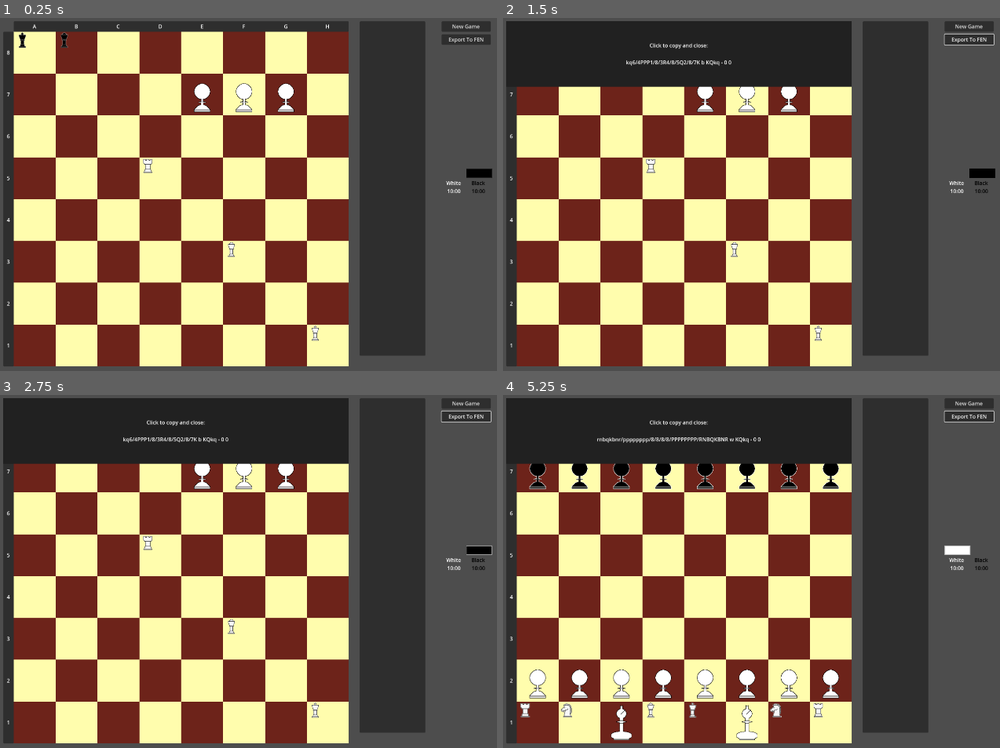
Above: before the commit, frames 1-4 (two rows, left to right).
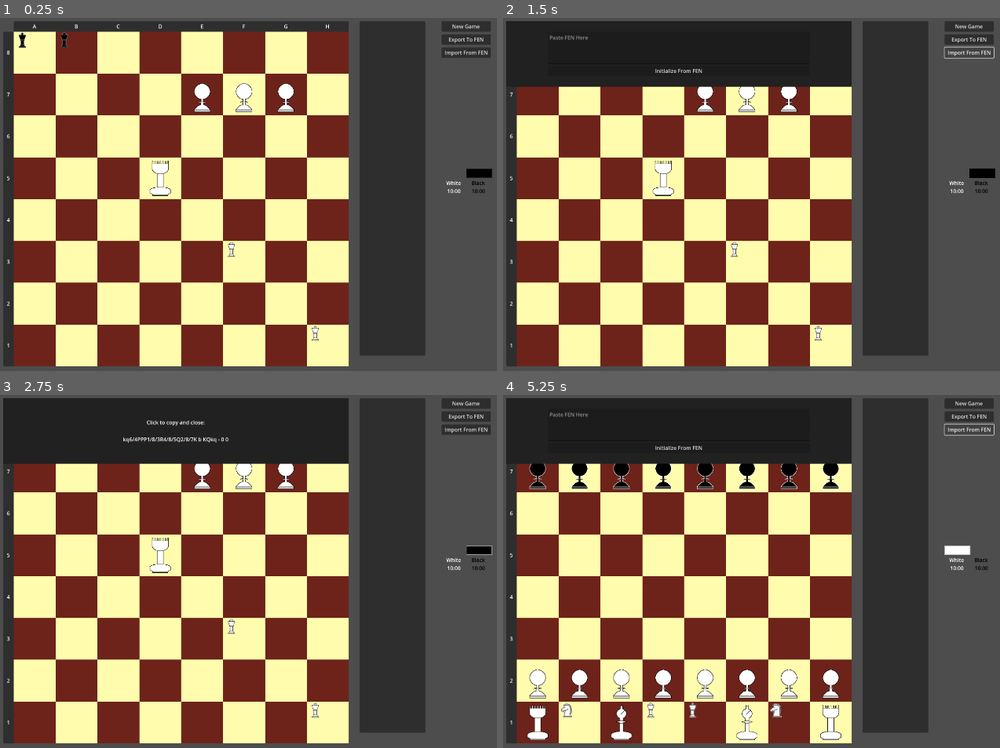
Above: after the commit, the same moments.

Repository: jsmrcina/gchess
Game: Godot game, scene res://scenes/main.tscn
The game is run twice, just before and just after one commit, with the same random seed, the same clock (stepped at 60 frames per second) and the same inputs.
Inputs (mouse positions are in pixels of both pictures, inside the frame that each line leads up to):
- Up to frame 1 (0.25 s): no input
- Up to frame 2 (1.5 s): click "Export To FEN" at 0.5 s; click (970, 53) at 1.25 s, where only the run after the commit has a clickable "Import From FEN"
- Up to frame 3 (2.75 s): click (173, 447) at 2 s, where only the run after the commit has a clickable "Initialize From FEN"
- Up to frame 4 (5.25 s): click "New Game" at 2.75 s; click "New Game" at 3.5 s; click "Export To FEN" at 4.25 s; click (970, 430) at 5 s, where only the run after the commit has a clickable "Import From FEN"

The runs differ from the first frame. In frame 1, 0.6% of the frame differs, in the area x 28-99%, y 8-51%; in frame 2, 0.9%; in frame 3, 0.6%; in frame 4, 1.3%, in the area x 3-99%, y 4-98%.

Commit message:
Add FEN import, rook images

Diff:
--- a/scenes/main.tscn
+++ b/scenes/main.tscn
@@ -195,7 +195,7 @@
 horizontal_alignment = 1
 vertical_alignment = 1
 
-[node name="CenterContainer" type="CenterContainer" parent="Board/Control"]
+[node name="FENCopyContainer" type="CenterContainer" parent="Board/Control"]
 visible = false
 z_index = 2
 layout_mode = 0
@@ -203,43 +203,74 @@
 offset_bottom = 200.0
 mouse_filter = 0
 
-[node name="ColorRect" type="ColorRect" parent="Board/Control/CenterContainer"]
+[node name="ColorRect" type="ColorRect" parent="Board/Control/FENCopyContainer"]
 custom_minimum_size = Vector2(1056, 200)
 layout_mode = 2
 color = Color(0.13, 0.13, 0.13, 1)
 
-[node name="GameOver" type="Label" parent="Board/Control/CenterContainer"]
+[node name="FENCopy" type="Label" parent="Board/Control/FENCopyContainer"]
+custom_minimum_size = Vector2(800, 100)
+layout_mode = 2
+mouse_filter = 0
+text = "Click to copy and close:
+
+kq6/8/8/3R4/8/5Q2/8/7K"
+horizontal_alignment = 1
+vertical_alignment = 1
+
+[node name="FENEditContainer" type="CenterContainer" parent="Board/Control"]
 visible = false
 z_index = 2
-layout_mode = 2
-text = "Game Over!"
-label_settings = SubResource("LabelSettings_7gmj6")
-horizontal_alignment = 1
-vertical_alignment = 1
-
-[node name="FENEdit" type="TextEdit" parent="Board/Control/CenterContainer"]
-visible = false
+layout_mode = 0
+offset_right = 1056.0
+offset_bottom = 200.0
+mouse_filter = 0
+
+[node name="ColorRect" type="ColorRect" parent="Board/Control/FENEditContainer"]
+custom_minimum_size = Vector2(1056, 200)
+layout_mode = 2
+color = Color(0.13, 0.13, 0.13, 1)
+
+[node name="VBoxContainer" type="VBoxContainer" parent="Board/Control/FENEditContainer"]
+layout_mode = 2
+
+[node name="FENEdit" type="TextEdit" parent="Board/Control/FENEditContainer/VBoxContainer"]
 custom_minimum_size = Vector2(800, 100)
 layout_mode = 2
 auto_translate = false
 localize_numeral_system = false
-tooltip_text = "Click Here To Copy FEN To Clipboard"
-text = "ASDASDASDSD"
-editable = false
+placeholder_text = "Paste FEN Here"
+context_menu_enabled = false
+deselect_on_focus_loss_enabled = false
 virtual_keyboard_enabled = false
 middle_mouse_paste_enabled = false
 caret_move_on_right_click = false
 caret_mid_grapheme = false
 caret_multiple = false
 
-[node name="FENCopy" type="Label" parent="Board/Control/CenterContainer"]
+[node name="DoImport" type="Button" parent="Board/Control/FENEditContainer/VBoxContainer"]
+custom_minimum_size = Vector2(32, 32)
+layout_mode = 2
+text = "Initialize From FEN"
+
+[node name="GameOverContainer" type="CenterContainer" parent="Board/Control"]
 visible = false
-custom_minimum_size = Vector2(800, 100)
-layout_mode = 2
+z_index = 2
+layout_mode = 0
+offset_right = 1056.0
+offset_bottom = 200.0
 mouse_filter = 0
-text = "Click to copy and close:
-
-kq6/8/8/3R4/8/5Q2/8/7K"
+
+[node name="ColorRect" type="ColorRect" parent="Board/Control/GameOverContainer"]
+custom_minimum_size = Vector2(1056, 200)
+layout_mode = 2
+color = Color(0.13, 0.13, 0.13, 1)
+
+[node name="GameOver" type="Label" parent="Board/Control/GameOverContainer"]
+z_index = 2
+layout_mode = 2
+text = "Game Over!"
+label_settings = SubResource("LabelSettings_7gmj6")
 horizontal_alignment = 1
 vertical_alignment = 1
 
@@ -284,6 +315,14 @@
 offset_bottom = 72.0
 text = "Export To FEN"
 
+[node name="ImportFromFEN" type="Button" parent="UI"]
+layout_mode = 0
+offset_left = 250.0
+offset_top = 80.0
+offset_right = 400.0
+offset_bottom = 112.0
+text = "Import From FEN"
+
 [node name="Clock" type="Control" parent="UI"]
 layout_mode = 3
 anchors_preset = 0
@@ -350,6 +389,8 @@
 [node name="MoveGenerator" type="Node" parent="."]
 script = ExtResource("5_68qmr")
 
-[connection signal="gui_input" from="Board/Control/CenterContainer/FENCopy" to="." method="_on_fen_copy_gui_input"]
+[connection signal="gui_input" from="Board/Control/FENCopyContainer/FENCopy" to="." method="_on_fen_copy_gui_input"]
+[connection signal="pressed" from="Board/Control/FENEditContainer/VBoxContainer/DoImport" to="." method="_on_do_import_pressed"]
 [connection signal="pressed" from="UI/NewGame" to="." method="_on_new_game_button_pressed"]
 [connection signal="pressed" from="UI/ExportToFEN" to="." method="_on_export_to_fen_pressed_button"]
+[connection signal="pressed" from="UI/ImportFromFEN" to="." method="_on_import_from_fen_pressed_button"]
--- a/systems/MainGame.gd
+++ b/systems/MainGame.gd
@@ -76,7 +76,7 @@
 			add_score_to_move_list(Globals.get_opposite_color(board.get_player_turn()))
 			$UI/Clock/WhiteTurnMarker.visible = false
 			$UI/Clock/BlackTurnMarker.visible = false
-			$Board/Control/CenterContainer/GameOver.visible = true
+			$Board/Control/GameOverContainer.visible = true
 
 func start_game():
 	board.set_player_turn(Globals.PieceColor.WHITE)
@@ -91,7 +91,7 @@
 	reset_move_list()
 	$UI/Clock/WhiteTurnMarker.visible = true
 	$UI/Clock/BlackTurnMarker.visible = false
-	$Board/Control/CenterContainer/GameOver.visible = false
+	$Board/Control/GameOverContainer.visible = false
 	board_enabled = true
 
 #func get_turn():
@@ -364,6 +364,10 @@
 		# First, split into the fields
 		var fields = fen.split(" ")
 
+		if fields.size() != 6:
+			# TODO: Show error
+			return
+
 		# The first field describes the pieces
 		var pieces = fields[0]
 		board.init_from_fen(pieces)
@@ -438,17 +442,24 @@
 	reset_pieces()
 	start_game()
 
-
 func _on_export_to_fen_pressed_button():
-	$Board/Control/CenterContainer.visible = true
-	$Board/Control/CenterContainer/FENCopy.text = "Click to copy and close:\n\n" + board.export_to_fen()
-	$Board/Control/CenterContainer/FENCopy.visible = true
+	$Board/Control/FENCopyContainer.visible = true
+	$Board/Control/FENCopyContainer/FENCopy.text = "Click to copy and close:\n\n" + board.export_to_fen()
 	board_enabled = false
+
+func _on_import_from_fen_pressed_button():
+	$Board/Control/FENEditContainer.visible = true
+	board_enabled = false
+
+func _on_do_import_pressed():
+	$Board/Control/FENEditContainer.visible = false
+	# TODO: Do Validation
+	initialize_from_fen($Board/Control/FENEditContainer/VBoxContainer/FENEdit.text)
+	hide_overlay = true
 
 func _on_fen_copy_gui_input(event):
 	if event is InputEventMouseButton and event.button_index == MOUSE_BUTTON_LEFT and event.pressed:
-		var line = $Board/Control/CenterContainer/FENCopy.text.split("\n")
+		var line = $Board/Control/FENCopyContainer/FENCopy.text.split("\n")
 		DisplayServer.clipboard_set(line[2])
-		$Board/Control/CenterContainer.visible = false
-		$Board/Control/CenterContainer/FENCopy.visible = false
+		$Board/Control/FENCopyContainer.visible = false
 		hide_overlay = true
Binary file changed: sprites/rb.png
Binary file changed: sprites/rw.png
